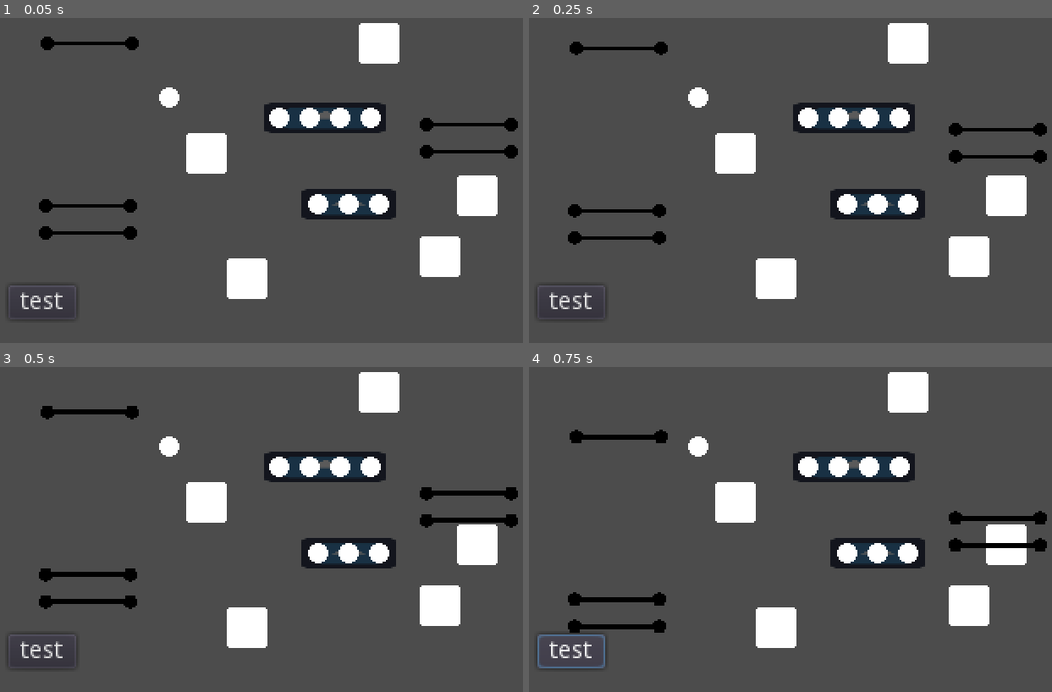
Above: before the commit, frames 1-4 (two rows, left to right).
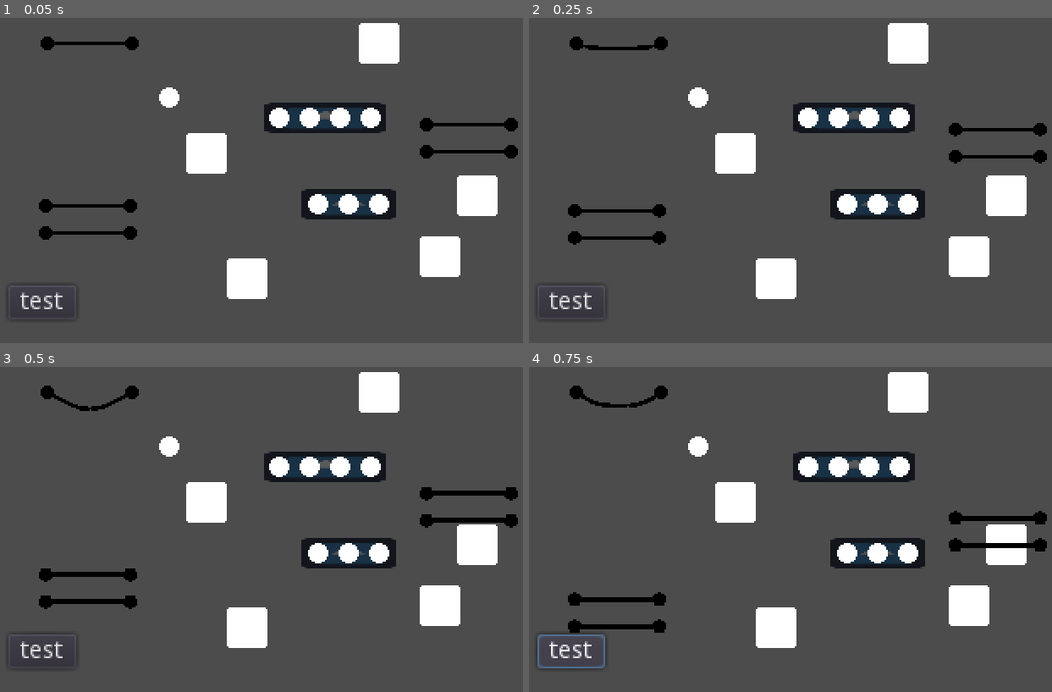
Above: after the commit, the same moments.

Repository: leogeier/faraday-uncaged
Game: Godot game, scene res://scenes/leo_test_scene.tscn
The game is run twice, just before and just after one commit, with the same random seed, the same clock (stepped at 60 frames per second) and the same inputs. The engine's default icon, where the game draws it, is replaced by a stand-in: a white triangle on a blue panel in a dark square.
Inputs:
- Up to frame 1 (0.05 s): no input
- Up to frame 2 (0.25 s): no input
- Up to frame 3 (0.5 s): no input
- Up to frame 4 (0.75 s): click "test" at 0.5 s

Frame 1 is identical in both runs. In frame 2, 0.2% of the frame differs, in the area x 7-27%, y 5-12%; in frame 3, 0.7%; in frame 4, 0.8%, in the area x 7-27%, y 5-24%.
Error in both runs: Invalid get index '0' (on base: 'Array'). (res://scenes/hub/hub.gd:27)

Commit message:
add option to freeze cables in place

Diff:
--- a/game/scenes/cable/cable.gd
+++ b/game/scenes/cable/cable.gd
@@ -3,6 +3,7 @@
 export(int) var segment_length = 5
 export(int) var cable_length = 50
 export(bool) var debug_viz = false setget set_debug_viz
+export(bool) var is_frozen = false setget set_is_frozen
 
 var last_segment
 #var cable_width = 2
@@ -13,6 +14,11 @@
 	debug_viz = value
 	$PlugA.debug_viz = debug_viz
 	$PlugB.debug_viz = debug_viz
+
+func set_is_frozen(value):
+	is_frozen = value
+	$PlugA.set_is_frozen(is_frozen)
+	$PlugB.set_is_frozen(is_frozen)
 
 func get_other_vertex(vertex):
 	if vertex == $PlugA.vertex:
@@ -55,6 +61,7 @@
 	$PlugB.cable_length = cable_length
 	$PlugA.cable = self
 	$PlugB.cable = self
+	set_is_frozen(is_frozen)
 
 	at_cable_length = is_at_cable_length()
 
--- a/game/scenes/cable/plug.gd
+++ b/game/scenes/cable/plug.gd
@@ -44,6 +44,10 @@
 func get_end_position():
 	return get_start_position()
 
+func set_is_frozen(is_frozen):
+	if !is_plugging_in():
+		mode = RigidBody2D.MODE_STATIC if is_frozen else RigidBody2D.MODE_RIGID
+
 func is_plugging_in():
 	return current_port != null
 
@@ -87,6 +91,8 @@
 	if is_plugging_in():
 		current_port.remove_plug(self)
 		current_port = null
+	if !counterpart.is_plugging_in():
+		counterpart.set_is_frozen(false)
 	emit_signal("started_dragging")
 
 func stop_dragging():
--- a/game/scenes/leo_test_scene.tscn
+++ b/game/scenes/leo_test_scene.tscn
@@ -42,6 +42,7 @@
 segment_length = 10
 cable_length = 100
 debug_viz = true
+is_frozen = true
 
 [node name="Cable2" parent="." instance=ExtResource( 1 )]
 position = Vector2( 254, 71 )
